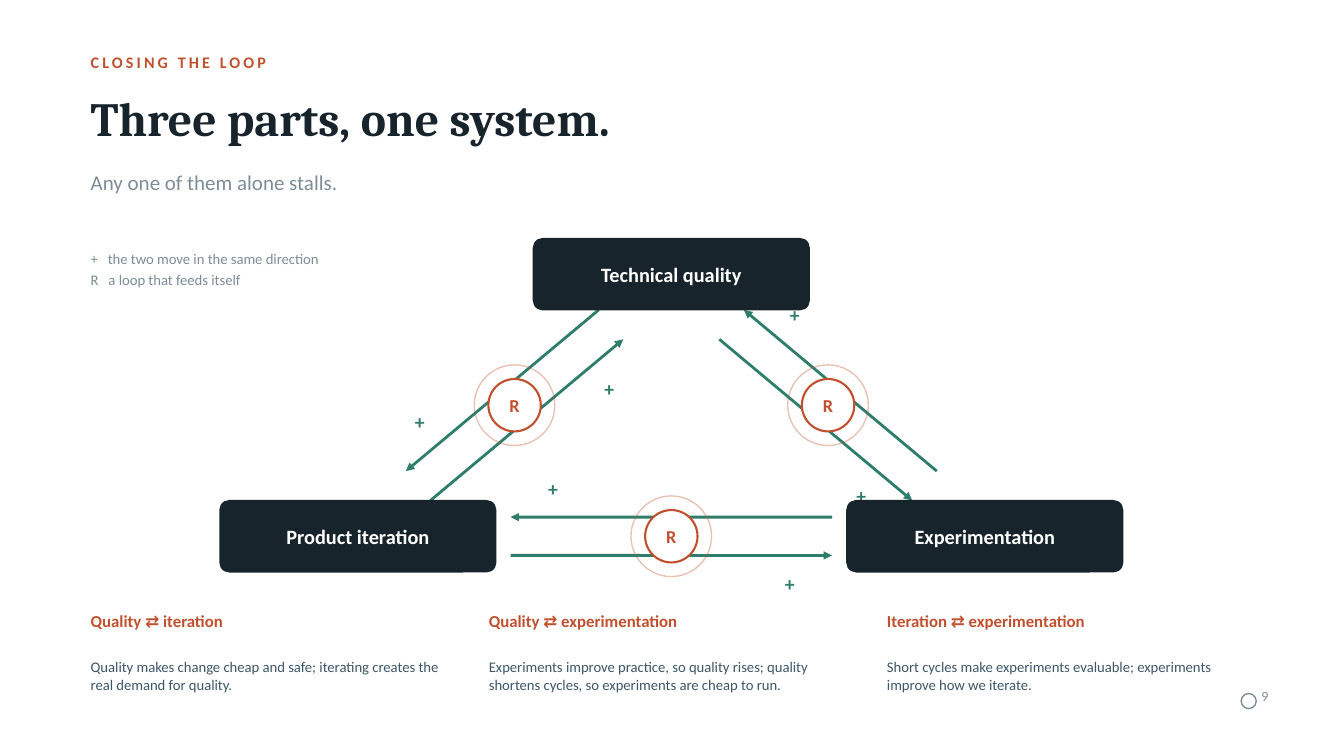
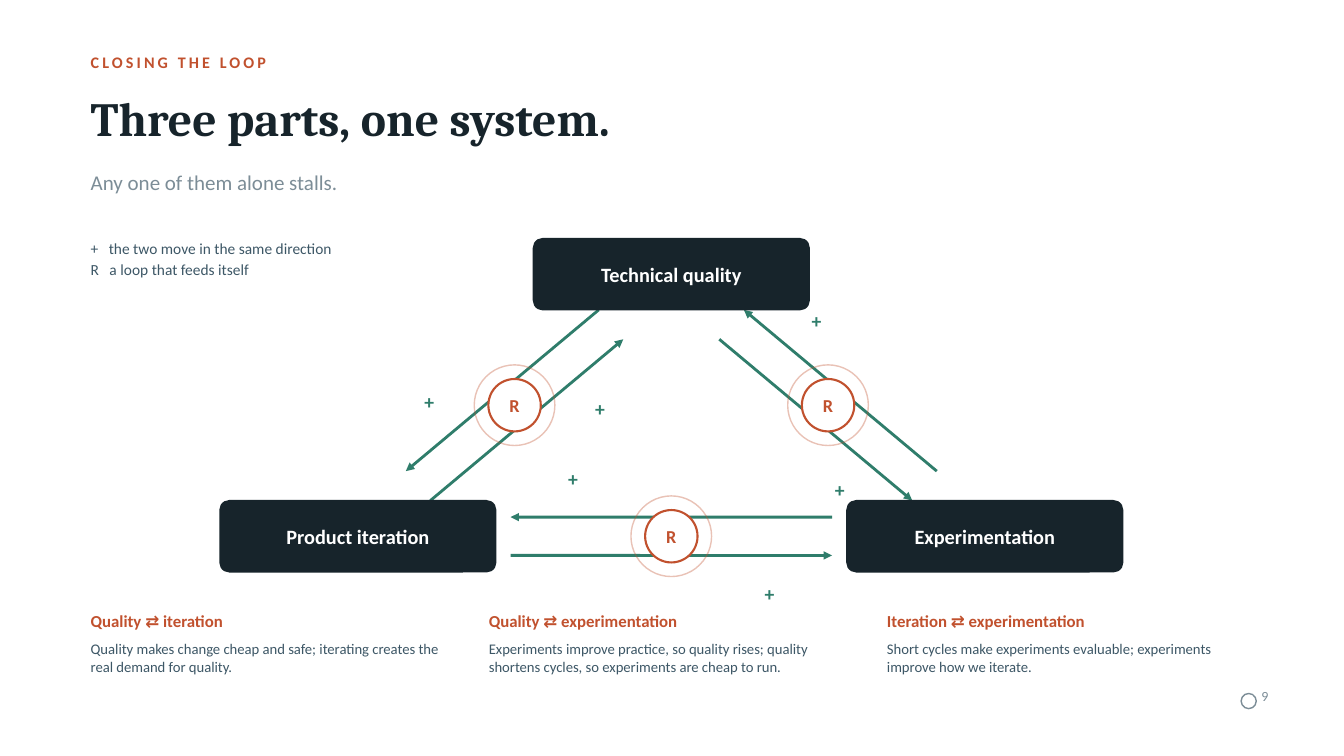
Before and after one commit to martinsson/sonar-gitlab-audit-check, a slide deck: slide 9 of slides/what-good-development-looks-like.pptx. Drawn at 1344x756 pixels with LibreOffice and Linux fonts; fonts in the diff are those of the drawing. Boxes give left, top, right and bottom in pixels: in the first picture for what was removed or moved away, otherwise in the second. Text is boxed around its words. In the diff, an @@ line names an element or a change of style, - is before the commit and + after.

```diff
--- a/slides/what-good-development-looks-like.pptx
+++ b/slides/what-good-development-looks-like.pptx
@@ text "+ the two move in ..." at bbox=[91, 243, 332, 278]: size 10.5 to 11 pt, text colour #7C8D97 to #3D5766; vertical alignment middle to top @@
@@ text "+": place and size @@
-text "+" at bbox=[778, 299, 811, 330]
+text "+" at bbox=[801, 306, 833, 336]
@@ text "+": place and size @@
-text "+" at bbox=[404, 407, 437, 438]
+text "+" at bbox=[413, 387, 446, 417]
@@ text "+": place and size @@
-text "+" at bbox=[593, 373, 625, 403]
+text "+" at bbox=[584, 393, 616, 423]
@@ text "+": place and size @@
-text "+" at bbox=[537, 474, 570, 504]
+text "+" at bbox=[558, 464, 590, 494]
@@ text "+": place and size @@
-text "+" at bbox=[846, 481, 878, 511]
+text "+" at bbox=[824, 475, 856, 505]
@@ text "+": place and size @@
-text "+" at bbox=[773, 569, 806, 599]
+text "+" at bbox=[753, 579, 785, 609]
@@ vertical alignment middle to top in 3 elements at bbox=[91, 644, 439, 675], bbox=[489, 644, 808, 675], bbox=[887, 644, 1211, 675] @@
```
Also in this commit, not shown: 7 other slides changed, 1 other file.
